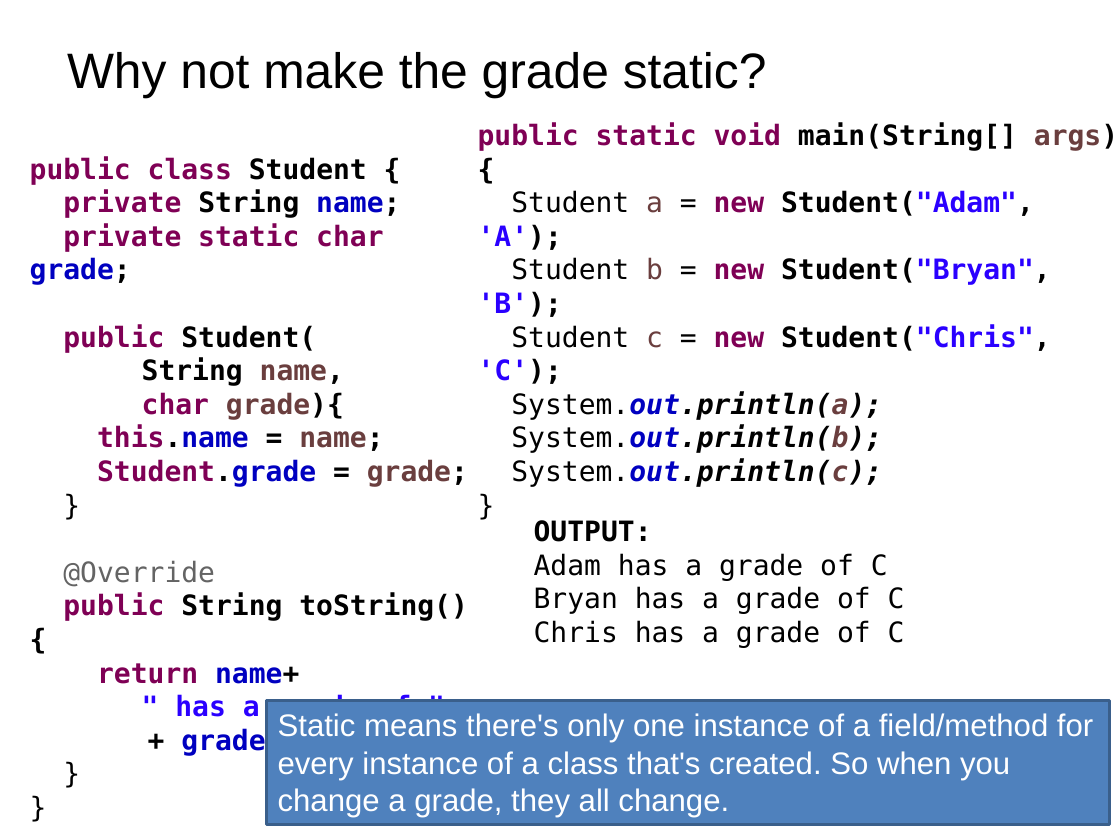
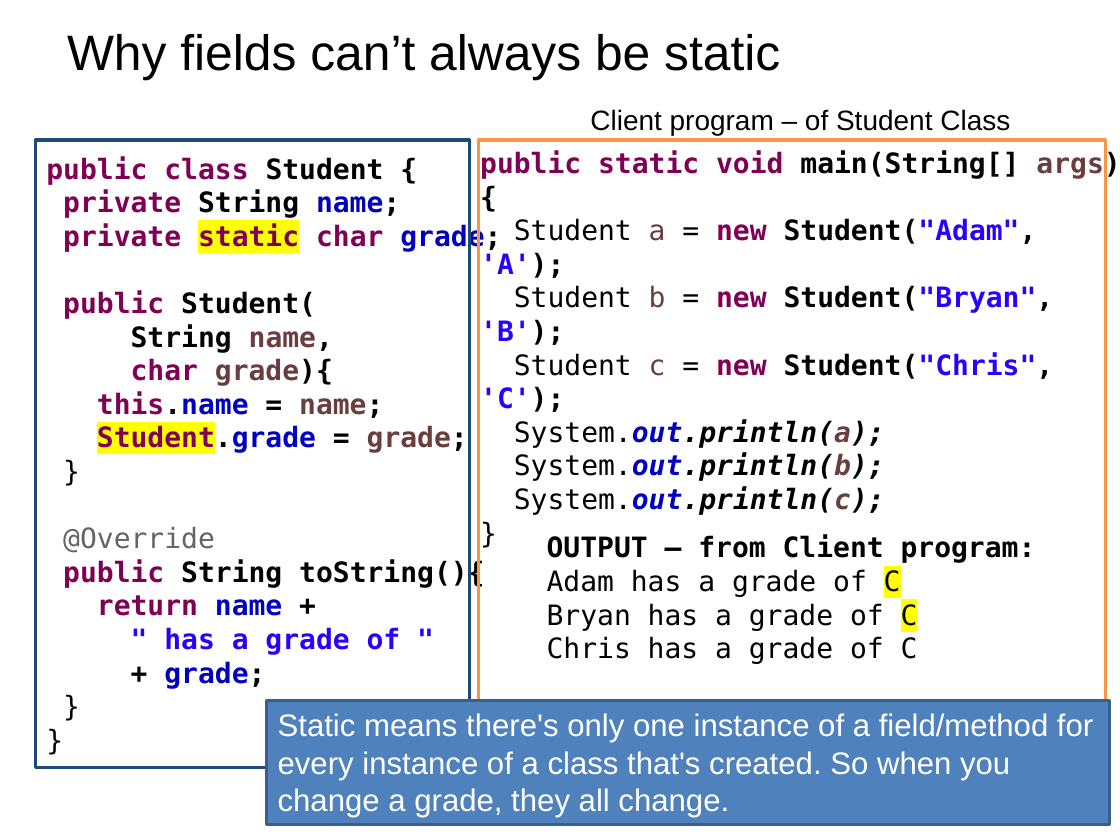
Before and after one commit to RHIT-CSSE/csse220, a slide deck: slide 12 of ClassMaterials/SimpleObjects/Slides/Classes and References.pptx. Drawn at 1120x840 pixels with LibreOffice and Linux fonts; fonts in the diff are those of the drawing. Boxes give left, top, right and bottom in pixels: in the first picture for what was removed or moved away, otherwise in the second. Text is boxed around its words. In the diff, an @@ line names an element or a change of style, - is before the commit and + after.

Commit message:
update day 5 slides

```diff
--- a/ClassMaterials/SimpleObjects/Slides/Classes and References.pptx
+++ b/ClassMaterials/SimpleObjects/Slides/Classes and References.pptx
@@ title at [67,34,780,81]: text changed @@
-Why not make the grade static?
+Why fields can’t always be static
@@ text "public class Student {": place and size @@
-text "public class Student {" at [30,156,468,756]
+text "public class Student {" at [46,156,501,689]
@@ text added at [590,109,1010,135], 18 pt, text #000000 @@
+Client program – of Student Class
@@ rectangle added at [36,140,469,768], outline #1F497D 2 pt @@
@@ text "public static void main(String[] args) ...": place and size @@
-text "public static void main(String[] args) ..." at [478,122,1118,487]
+text "public static void main(String[] args) ..." at [480,150,1120,515]
@@ rectangle added at [478,140,1105,768], outline #F79646 2 pt @@
@@ text at [63,223,501,454]: highlight none to #FFFF00 in "static", "Student.grade" @@
@@ text "OUTPUT – from Client program:": place and size @@
-text "OUTPUT – from Client program:" at [534,520,905,648]
+text "OUTPUT – from Client program:" at [547,535,1036,664]
@@ text at [547,535,1036,563]: text changed @@
-OUTPUT:
+OUTPUT – from Client program:
@@ text at [63,559,484,616]: spaces changed @@
-public String toString() {
-return name+
+public String toString(){
+return name +
@@ text at [547,569,918,631]: highlight none to #FFFF00 in "C", "C" @@
```
Also in this commit, not shown: 4 other slides changed.
